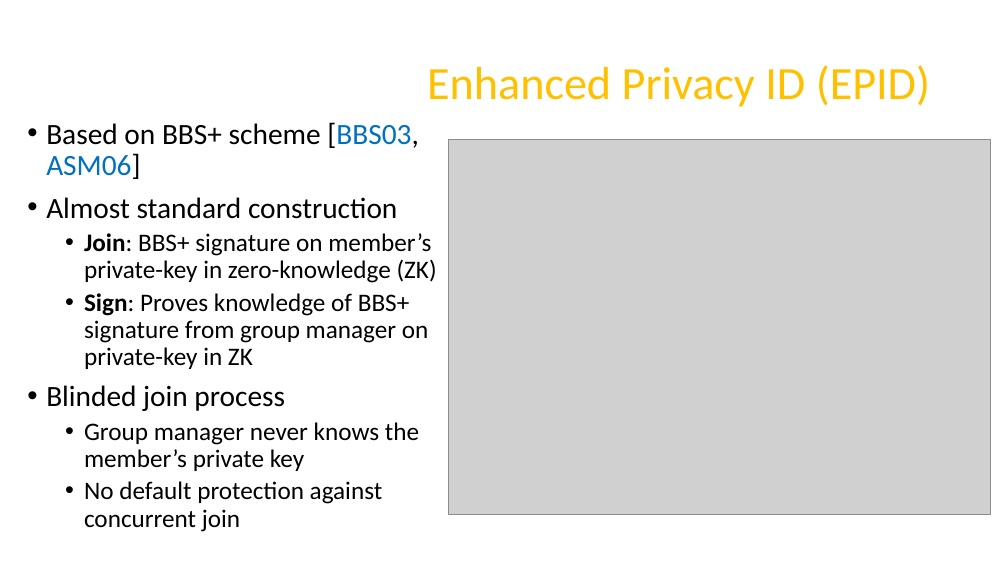
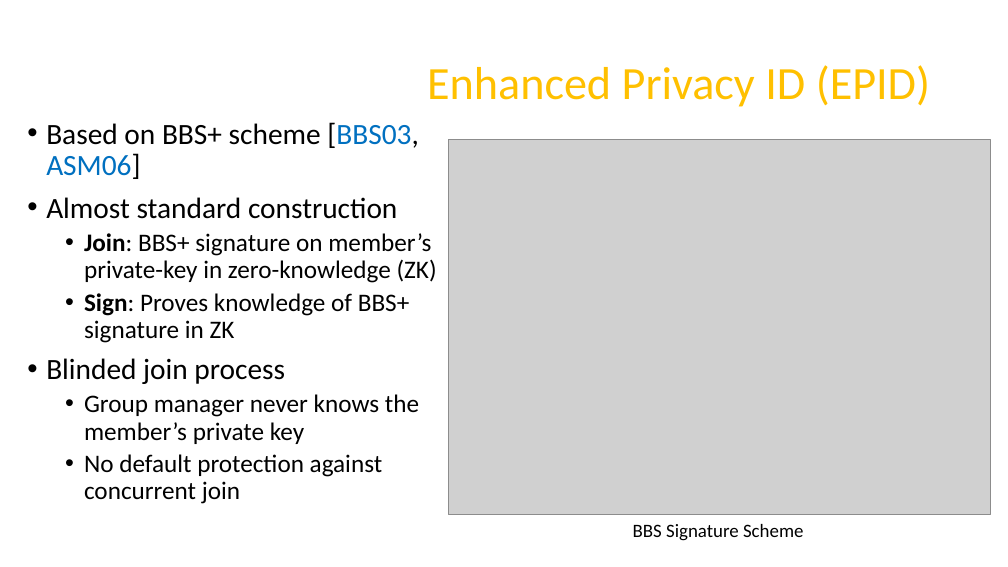
Before and after one commit to axelexic/sgx_remote_attestation_bh_17, a slide deck: slide 10 of presentation/us-17-Swami-SGX-Remote-Attestation-Is-Not-Sufficient.pptx (slide 12 before the commit). Drawn at 1008x567 pixels with LibreOffice and Linux fonts; fonts in the diff are those of the drawing; grey boxes stand for pictures; background and template pictures are left out. Boxes give left, top, right and bottom in pixels: in the first picture for what was removed or moved away, otherwise in the second. Text is boxed around its words. In the diff, an @@ line names an element or a change of style, - is before the commit and + after.

```diff
--- a/presentation/us-17-Swami-SGX-Remote-Attestation-Is-Not-Sufficient.pptx
+++ b/presentation/us-17-Swami-SGX-Remote-Attestation-Is-Not-Sufficient.pptx
@@ text at box(84, 293, 410, 343): text changed @@
-  • Sign: Proves knowledge of BBS+ signature from group manager on
-    private-key in ZK
+  • Sign: Proves knowledge of BBS+ signature in ZK
@@ text added at box(633, 524, 803, 541), 18 pt, text #000000 @@
+BBS Signature Scheme
```
Also in this commit, not shown: 6 other slides changed, 2 slides added, 1 slide removed.
